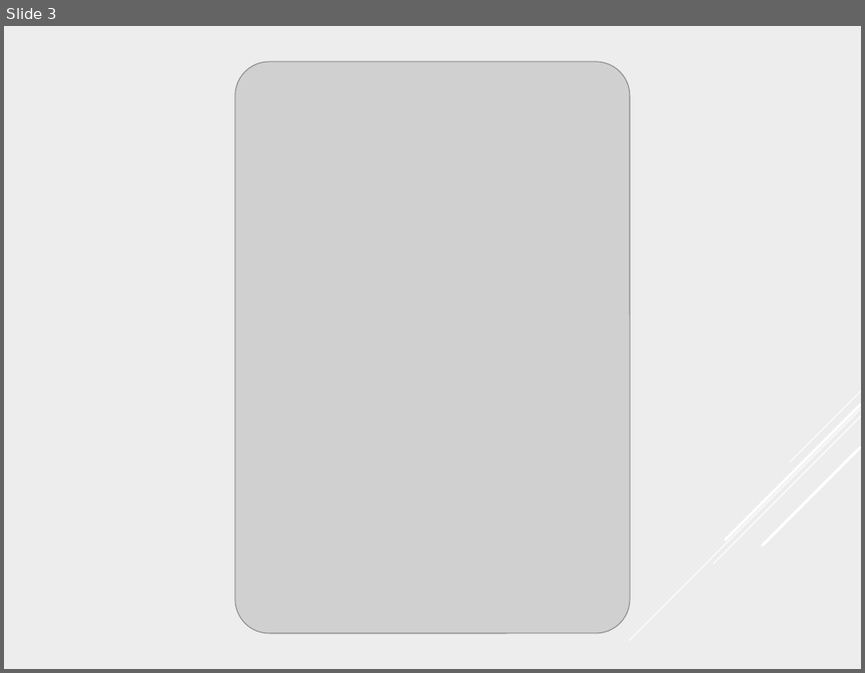
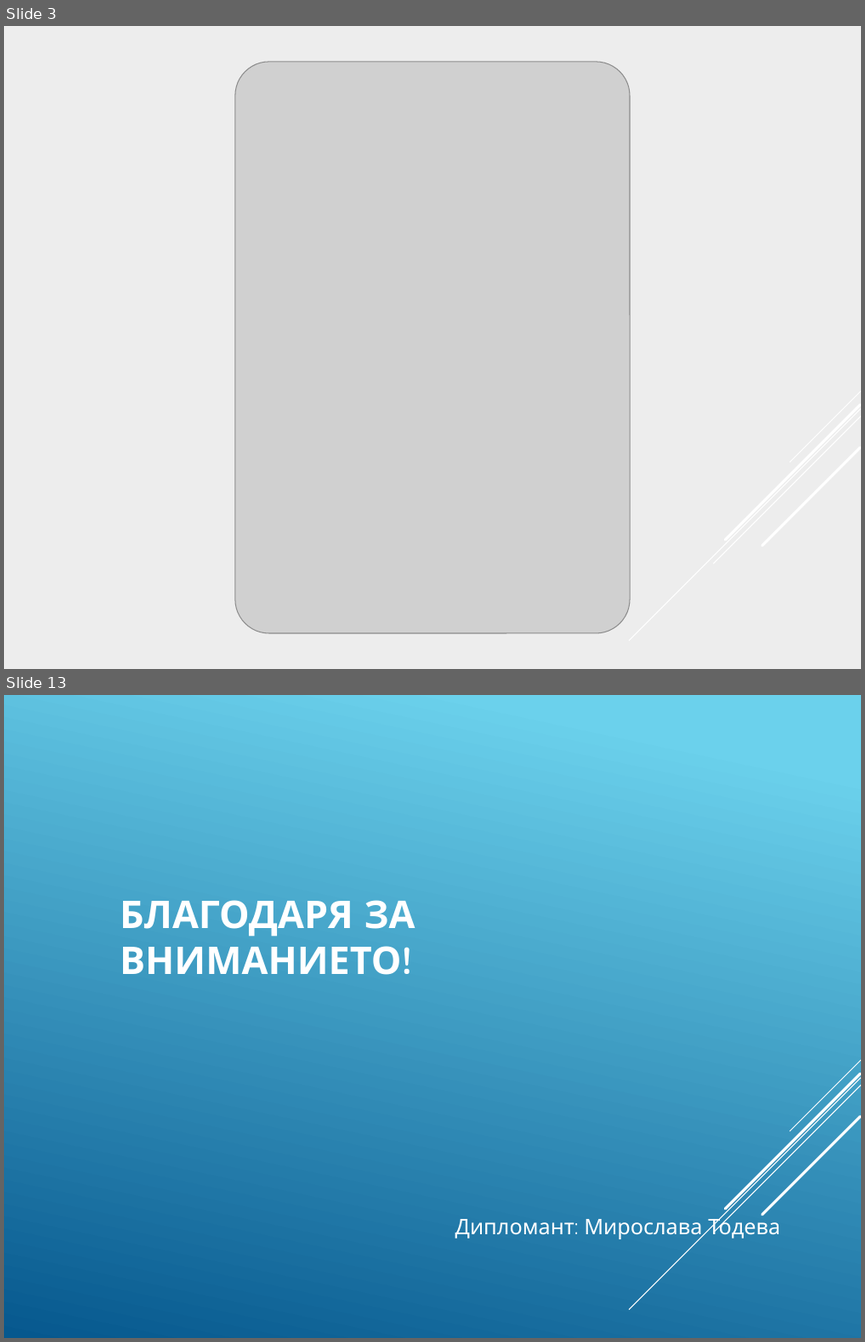
Before and after one commit to pgee-dzi2024/Theme_2501, a slide deck: dr/Защита.pptx. Shown one above the other, each under a label of ours: slide 3 before the commit, slides 3 and 13 after it; the slides between them are not shown. The pictures are 865x673 and 865x1342 pixels, drawn with LibreOffice and Linux fonts; fonts in the diff are those of the drawing; grey boxes stand for pictures. Boxes give left, top, right and bottom in pixels: in the first picture for what was removed or moved away, otherwise in the second. Text is boxed around its words. In the diff, an @@ line names an element or a change of style, - is before the commit and + after.

```diff
--- a/dr/Защита.pptx
+++ b/dr/Защита.pptx
@@ slide 13 added at [4,695,861,1338], background gradient #6ED2EB to #06588E; not listed: 5 template elements that a slide beside it also shows @@
@@ title added at [120,900,415,975], 32 pt, text #FFFFFF, bold @@
+БЛАГОДАРЯ ЗА ВНИМАНИЕТО!
@@ text added at [455,1214,780,1240], 18 pt, text #FFFFFF @@
+Дипломант: Мирослава Тодева
```
Also in this commit, not shown: 4 slides changed, 5 other slides added, 5 slides removed, 3 other files.
